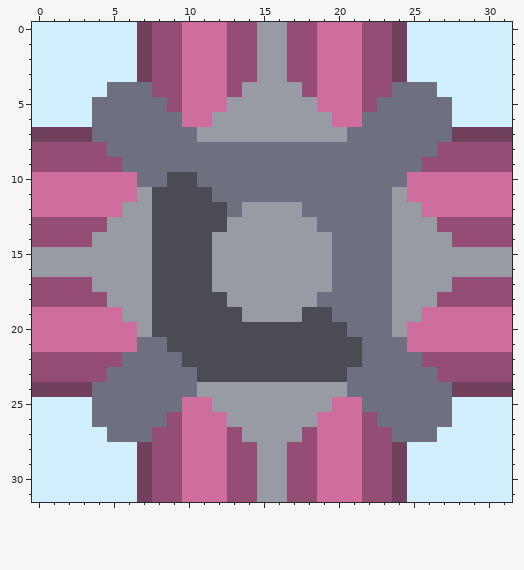
Edited in one commit: pixel-art sprite (sprites/blocks/wires/5w01d.png). That is the earlier state.
The file is 32x32 pixels.
The same view after the edit:
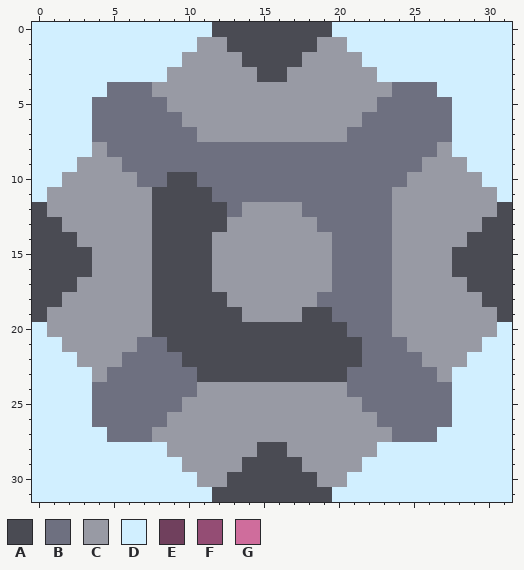
Palette (. is transparent): A #4a4b53  B #6e7080  C #989aa4  D #d1efff  E #70405d  F #944d74  G #cf6d9c
Edits made:
@@ x 0..31 @@
- 0 DDDDDDDEFFGGGFFCCFFGGGFFEDDDDDDD
- 1 DDDDDDDEFFGGGFFCCFFGGGFFEDDDDDDD
- 2 DDDDDDDEFFGGGFFCCFFGGGFFEDDDDDDD
- 3 DDDDDDDEFFGGGFFCCFFGGGFFEDDDDDDD
- 4 DDDDDBBBFFGGGFCCCCFGGGFFBBBDDDDD
- 5 DDDDBBBBBFGGGCCCCCCGGGFBBBBBDDDD
- 6 DDDDBBBBBBGGCCCCCCCCGGBBBBBBDDDD
- 7 EEEEBBBBBBBCCCCCCCCCCBBBBBBBEEEE
- 8 FFFFFBBBBBBBBBBBBBBBBBBBBBBFFFFF
- 9 FFFFFFBBBBBBBBBBBBBBBBBBBBFFFFFF
-10 GGGGGGGBBAABBBBBBBBBBBBBBGGGGGGG
-11 GGGGGGGCAAAABBBBBBBBBBBBCGGGGGGG
-12 GGGGGGCCAAAAABCCCCBBBBBBCCGGGGGG
-13 FFFFFCCCAAAAACCCCCCBBBBBCCCFFFFF
-14 FFFFCCCCAAAACCCCCCCCBBBBCCCCFFFF
-15 CCCCCCCCAAAACCCCCCCCBBBBCCCCCCCC
-16 CCCCCCCCAAAACCCCCCCCBBBBCCCCCCCC
-17 FFFFCCCCAAAACCCCCCCCBBBBCCCCFFFF
-18 FFFFFCCCAAAAACCCCCCBBBBBCCCFFFFF
-19 GGGGGGCCAAAAAACCCCAABBBBCCGGGGGG
-20 GGGGGGGCAAAAAAAAAAAAABBBCGGGGGGG
-21 GGGGGGGBBAAAAAAAAAAAAABBBGGGGGGG
-22 FFFFFFBBBBAAAAAAAAAAAABBBBFFFFFF
-23 FFFFFBBBBBBAAAAAAAAAABBBBBBFFFFF
-24 EEEEBBBBBBBCCCCCCCCCCBBBBBBBEEEE
-25 DDDDBBBBBBGGCCCCCCCCGGBBBBBBDDDD
-26 DDDDBBBBBFGGGCCCCCCGGGFBBBBBDDDD
-27 DDDDDBBBFFGGGFCCCCFGGGFFBBBDDDDD
-28 DDDDDDDEFFGGGFFCCFFGGGFFEDDDDDDD
-29 DDDDDDDEFFGGGFFCCFFGGGFFEDDDDDDD
-30 DDDDDDDEFFGGGFFCCFFGGGFFEDDDDDDD
-31 DDDDDDDEFFGGGFFCCFFGGGFFEDDDDDDD
+ 0 DDDDDDDDDDDDAAAAAAAADDDDDDDDDDDD
+ 1 DDDDDDDDDDDCCAAAAAACCDDDDDDDDDDD
+ 2 DDDDDDDDDDCCCCAAAACCCCDDDDDDDDDD
+ 3 DDDDDDDDDCCCCCCAACCCCCCDDDDDDDDD
+ 4 DDDDDBBBCCCCCCCCCCCCCCCCBBBDDDDD
+ 5 DDDDBBBBBCCCCCCCCCCCCCCBBBBBDDDD
+ 6 DDDDBBBBBBCCCCCCCCCCCCBBBBBBDDDD
+ 7 DDDDBBBBBBBCCCCCCCCCCBBBBBBBDDDD
+ 8 DDDDCBBBBBBBBBBBBBBBBBBBBBBCDDDD
+ 9 DDDCCCBBBBBBBBBBBBBBBBBBBBCCCDDD
+10 DDCCCCCBBAABBBBBBBBBBBBBBCCCCCDD
+11 DCCCCCCCAAAABBBBBBBBBBBBCCCCCCCD
+12 ACCCCCCCAAAAABCCCCBBBBBBCCCCCCCA
+13 AACCCCCCAAAAACCCCCCBBBBBCCCCCCAA
+14 AAACCCCCAAAACCCCCCCCBBBBCCCCCAAA
+15 AAAACCCCAAAACCCCCCCCBBBBCCCCAAAA
+16 AAAACCCCAAAACCCCCCCCBBBBCCCCAAAA
+17 AAACCCCCAAAACCCCCCCCBBBBCCCCCAAA
+18 AACCCCCCAAAAACCCCCCBBBBBCCCCCCAA
+19 ACCCCCCCAAAAAACCCCAABBBBCCCCCCCA
+20 DCCCCCCCAAAAAAAAAAAAABBBCCCCCCCD
+21 DDCCCCCBBAAAAAAAAAAAAABBBCCCCCDD
+22 DDDCCCBBBBAAAAAAAAAAAABBBBCCCDDD
+23 DDDDCBBBBBBAAAAAAAAAABBBBBBCDDDD
+24 DDDDBBBBBBBCCCCCCCCCCBBBBBBBDDDD
+25 DDDDBBBBBBCCCCCCCCCCCCBBBBBBDDDD
+26 DDDDBBBBBCCCCCCCCCCCCCCBBBBBDDDD
+27 DDDDDBBBCCCCCCCCCCCCCCCCBBBDDDDD
+28 DDDDDDDDDCCCCCCAACCCCCCDDDDDDDDD
+29 DDDDDDDDDDCCCCAAAACCCCDDDDDDDDDD
+30 DDDDDDDDDDDCCAAAAAACCDDDDDDDDDDD
+31 DDDDDDDDDDDDAAAAAAAADDDDDDDDDDDD
Changed places in both pictures, as pixel boxes (x1, y1, x2, y2):
changed: (32, 22, 512, 502)
